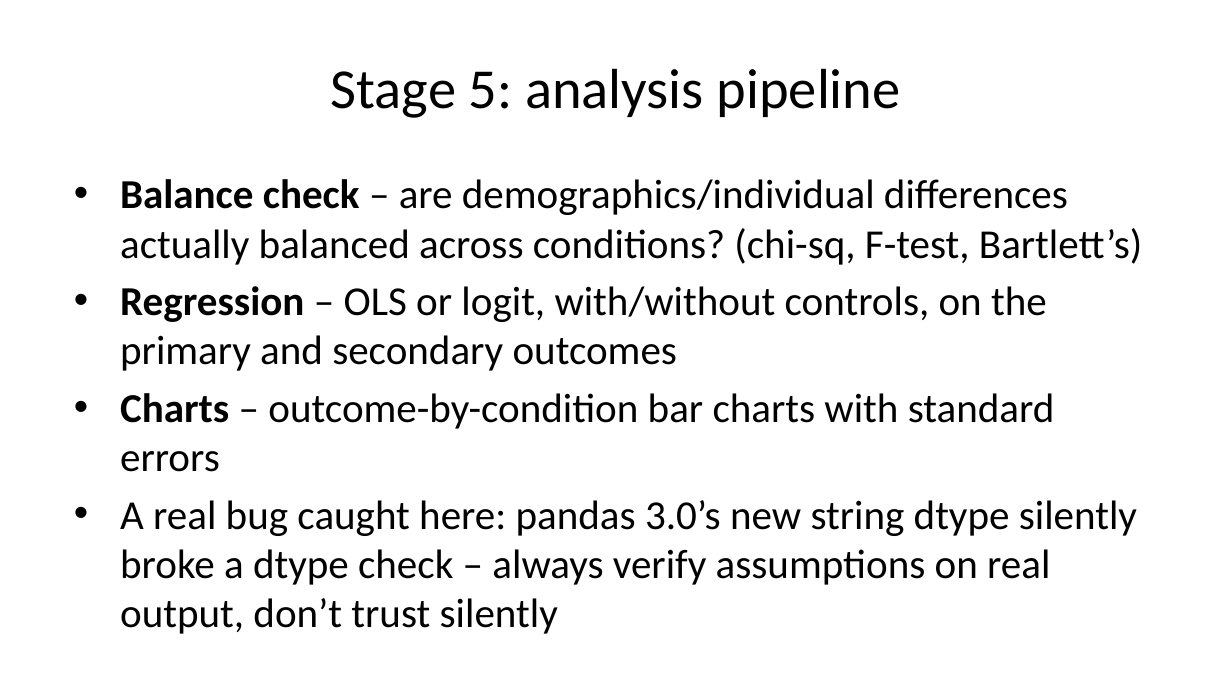
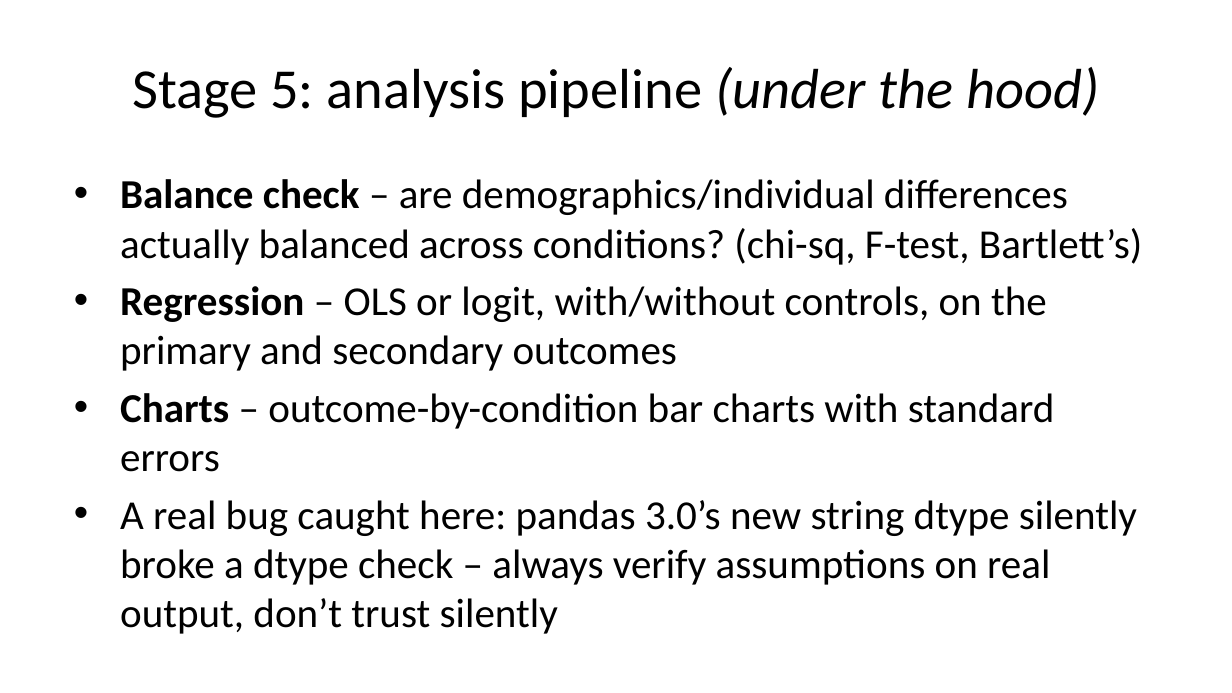
Before and after one commit to prof-stephenshu/behavioral-research-env, a slide deck: slide 19 of presentations/2026-workshop/slides.pptx (slide 14 before the commit). Drawn at 1232x693 pixels with LibreOffice and Linux fonts; fonts in the diff are those of the drawing. Boxes give left, top, right and bottom in pixels: in the first picture for what was removed or moved away, otherwise in the second. Text is boxed around its words. In the diff, an @@ line names an element or a change of style, - is before the commit and + after.

```diff
--- a/presentations/2026-workshop/slides.pptx
+++ b/presentations/2026-workshop/slides.pptx
@@ title at bbox=[132, 67, 1099, 118]: text changed @@
-Stage 5: analysis pipeline
+Stage 5: analysis pipeline (under the hood)
```
Also in this commit, not shown: 7 other slides changed, 6 slides added, 9 other files.
